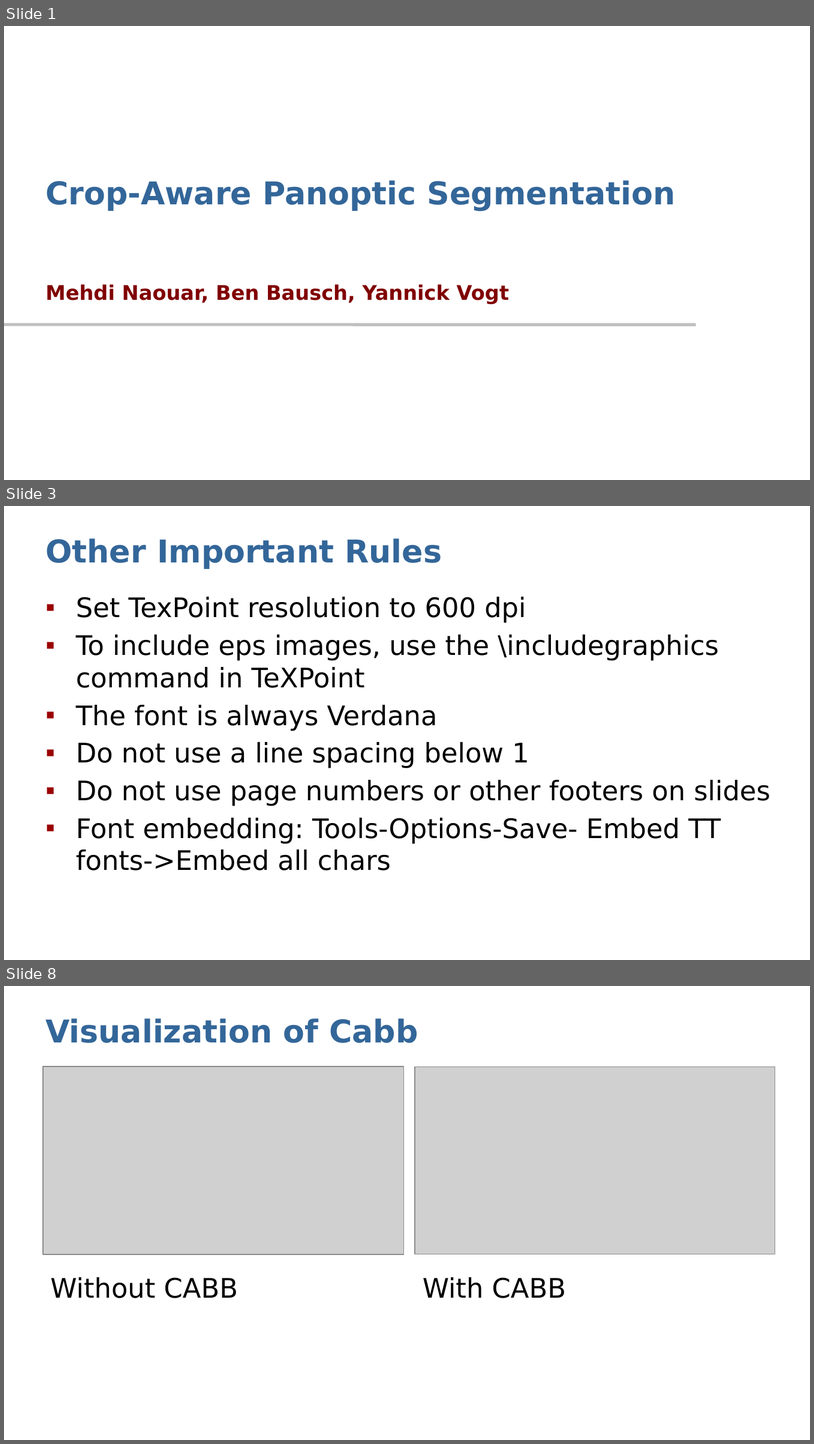
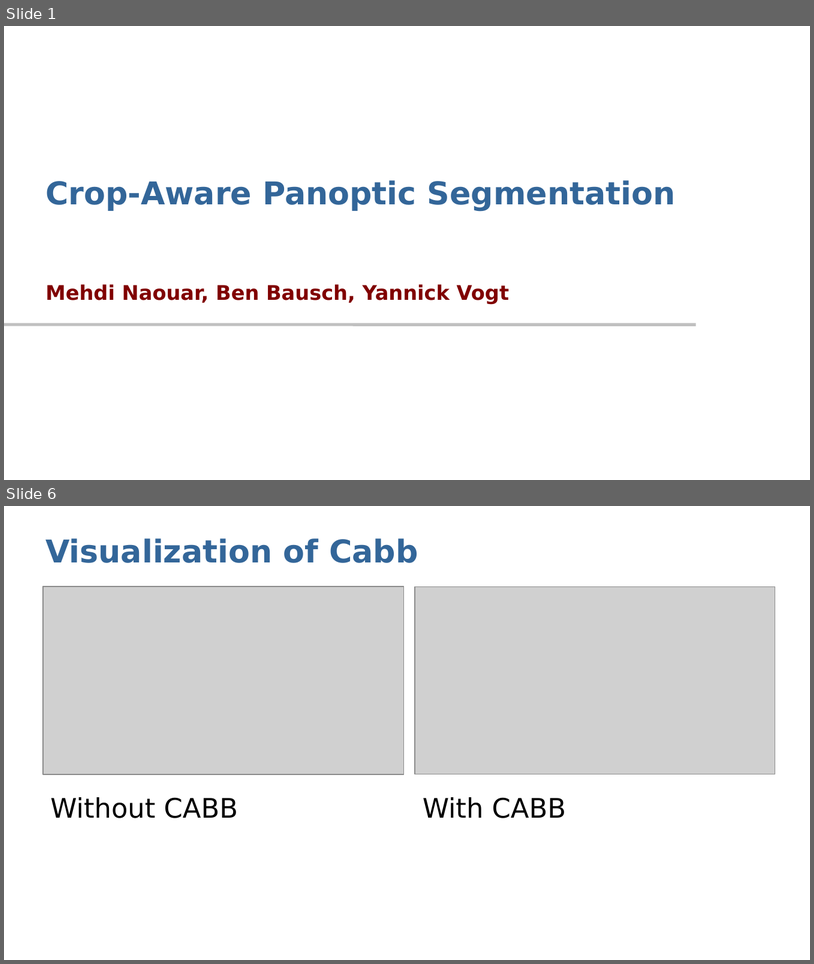
Before and after one commit to Dystron/Forked_EfficientPS, a slide deck: Crop-Aware Panoptic Segmentation.pptx. Shown one above the other, each under a label of ours: slides 1, 3 and 8 before the commit, slides 1 and 6 after it; the slides between them are not shown. The pictures are 814x1444 and 814x964 pixels, drawn with LibreOffice and Linux fonts; fonts in the diff are those of the drawing; grey boxes stand for pictures; background and template pictures are left out. Boxes give left, top, right and bottom in pixels: in the first picture for what was removed or moved away, otherwise in the second. Text is boxed around its words. In the diff, an @@ line names an element or a change of style, - is before the commit and + after.

```diff
--- a/Crop-Aware Panoptic Segmentation.pptx
+++ b/Crop-Aware Panoptic Segmentation.pptx
@@ slide 3 removed at <box>4,506,810,960</box>, background #FFFFFF @@
@@ title removed at <box>45,538,443,569</box> @@
-Other Important Rules
@@ text removed at <box>76,597,770,870</box> @@
-▪ Set TexPoint resolution to 600 dpi
-▪ To include eps images, use the \includegraphics command in TeXPoint
-▪ The font is always Verdana
-▪ Do not use a line spacing below 1
-▪ Do not use page numbers or other footers on slides
-▪ Font embedding: Tools-Options-Save- Embed TT fonts->Embed all chars
@@ what was slide 8 is now slide 6 @@
```
Also in this commit, not shown: 2 slides changed, 3 slides added, 5 other slides removed.
